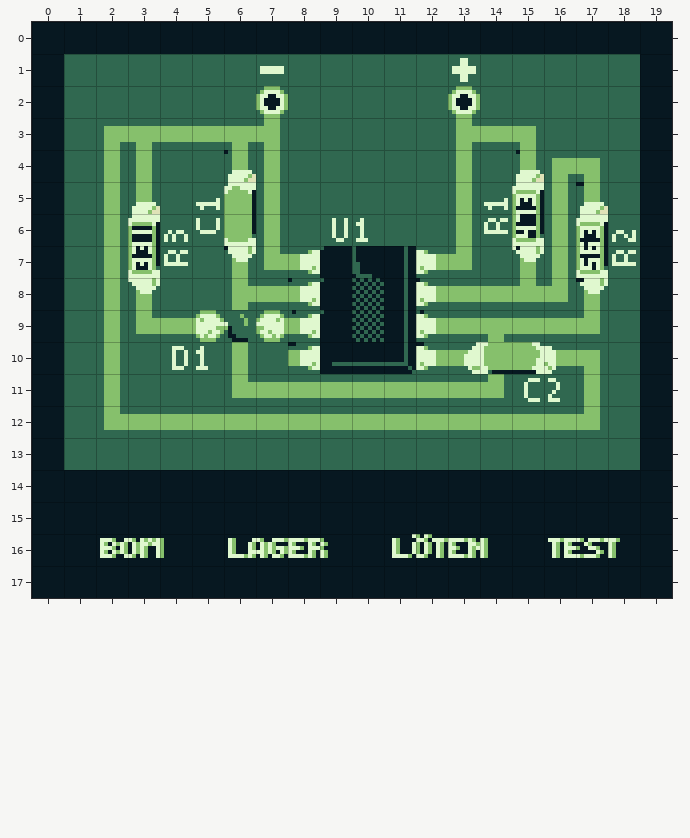
Tiled map: assets/tiles/pcb.tmx. Above is the file before it was changed.
Cells are 8x8 px. Shown: x 0..19, y 0..17.
New version:
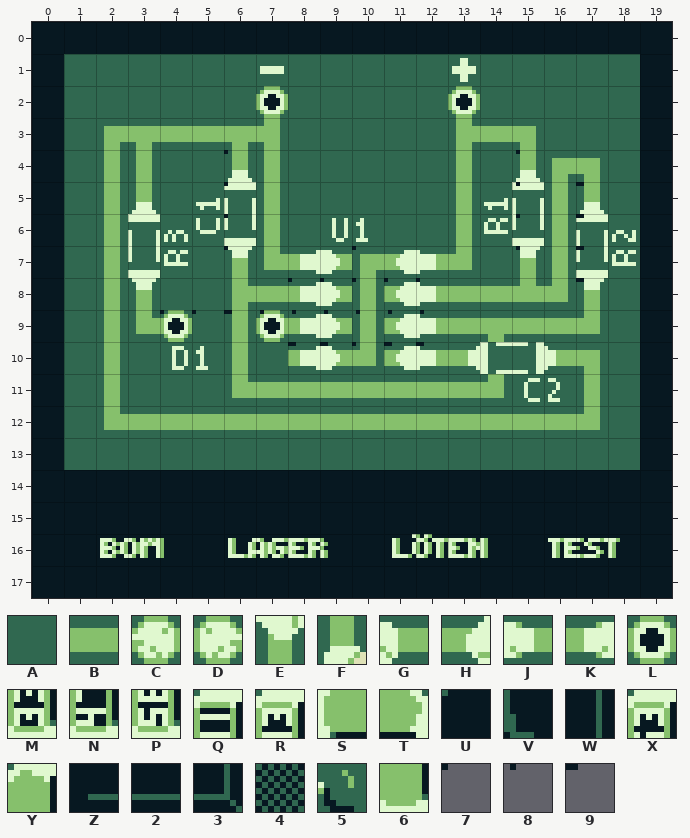
Key: from "tileset": A 39, B 40; from "tileset_pcb": C 2, D 3, E 4, F 5, G 6, H 7, J 10, K 11, L 40, M 86, N 88, P 89, Q 92, R 94, S 111, T 112, U 113, V 114, W 115, X 120, Y 131, Z 133, 2 134, 3 135, 4 139, 5 140, 6 151, 7 340, 8 341, 9 342.
_ is an empty cell, # one hidden under a higher layer, . an unchanged one.
Changes in this commit:
--- layer "Platine"
@@ x 4..5 @@
- 9 B#
+ 9 LA
--- layer "Bestückung" (now hidden)
@@ x 3..17 @@
- 5 ...Y........R..
- 6 Q..6........N.X
- 7 M....#UVW#....P
- 8 .....#U4W#.....
- 9 ..#5##U4W#.....
-10 .....#Z23#.ST..
+ 5 ..._........_..
+ 6 _.._........_._
+ 7 _...._____...._
+ 8 ....._____.....
+ 9 ..________.....
+10 ....._____.__..
--- layer "Lot" (now hidden)
@@ x 3..17 @@
- 4 ...F........F..
- 5 F.............F
+ 4 ..._........_..
+ 5 _............._
@@ x 3..17 @@
- 7 ...E.K...J..E..
- 8 E....K...J....E
- 9 ..D.CK...J.....
-10 .....K...JH..G.
+ 7 ..._._..._.._..
+ 8 _...._..._...._
+ 9 .._.__..._.....
+10 ....._...__.._.
--- layer "index"
@@ x 4..17 @@
- 5 .._........_..
- 6 .._........_._
- 7 ......_......_
- 8 .....___......
- 9 ____.___......
-10 .....___......
+ 5 ..7........8..
+ 6 ..7........8.9
+ 7 ......7......9
+ 8 .....777......
+ 9 7798.888......
+10 .....979......
